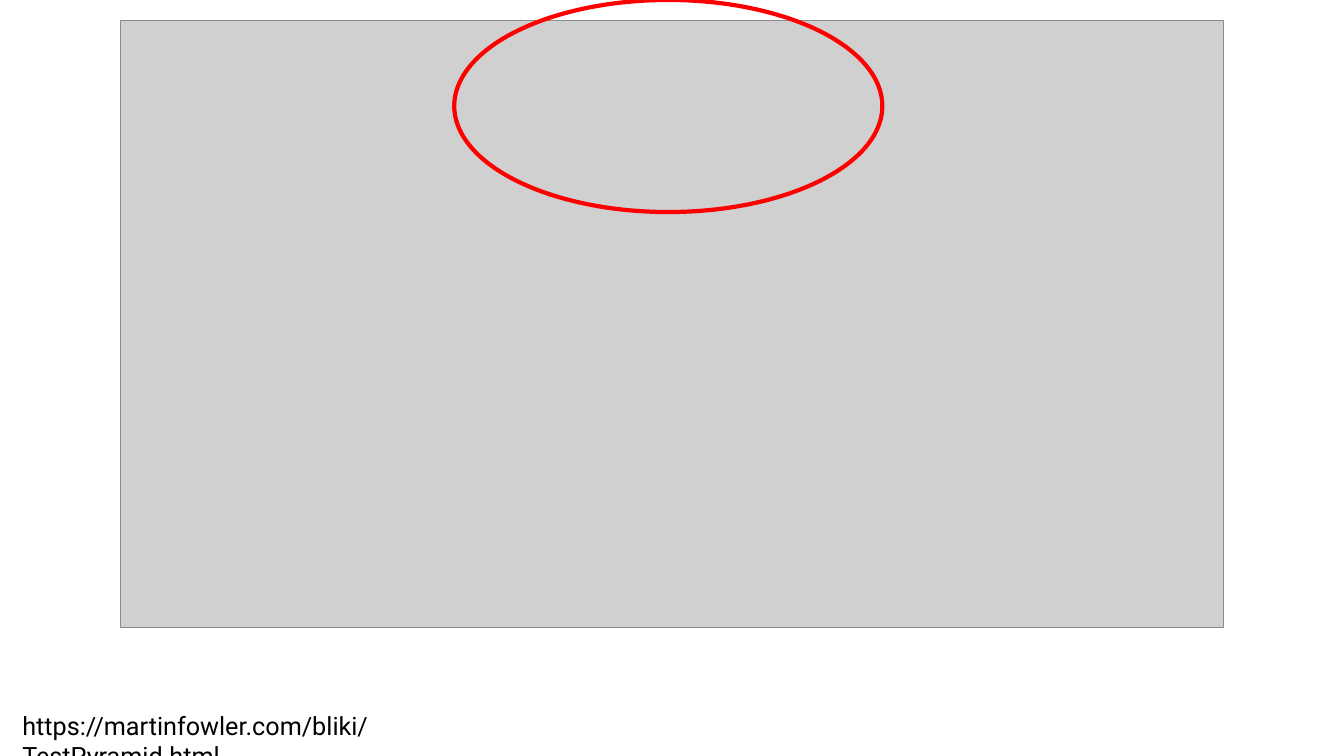
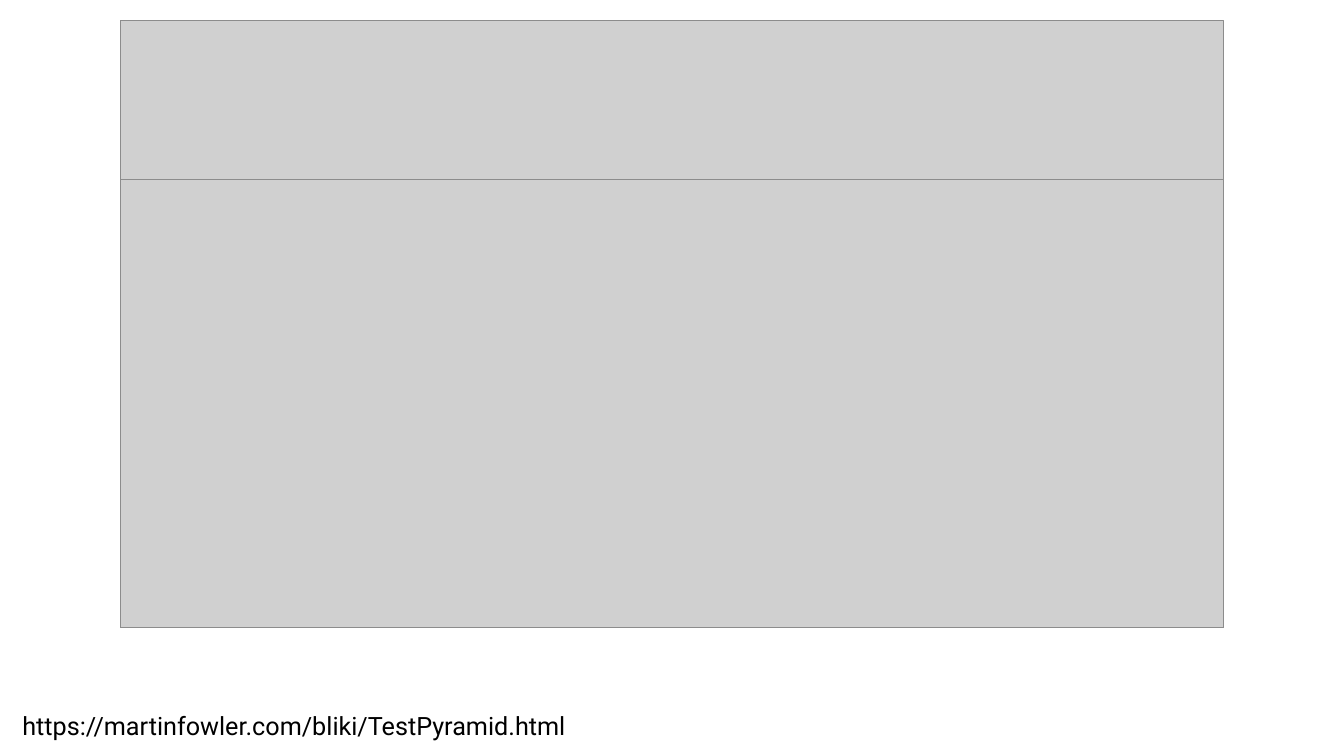
Before and after one commit to MatthewYKnowles/atlanta-code-camp-2019, a slide deck: slide 7 of And Now Seleniums Watch is Ended.pptx. Drawn at 1344x756 pixels with LibreOffice and Linux fonts; fonts in the diff are those of the drawing; grey boxes stand for pictures. Boxes give left, top, right and bottom in pixels: in the first picture for what was removed or moved away, otherwise in the second. Text is boxed around its words. In the diff, an @@ line names an element or a change of style, - is before the commit and + after.

```diff
--- a/And Now Seleniums Watch is Ended.pptx
+++ b/And Now Seleniums Watch is Ended.pptx
@@ ellipse removed at <box>455,0,883,212</box> @@
@@ picture added at <box>121,179,1224,628</box> @@
@@ text "https://martinfowler.com/bliki/TestPyramid.html" rewrapped from <box>22,716,368,740</box> to <box>22,716,565,741</box> @@
```
Also in this commit, not shown: 4 other slides changed, 4 other files.
